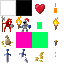
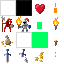
The second 64x64 image is a revision of the first. Changes to its layers:
painted on "spawn" over [16, 32, 32, 48]
